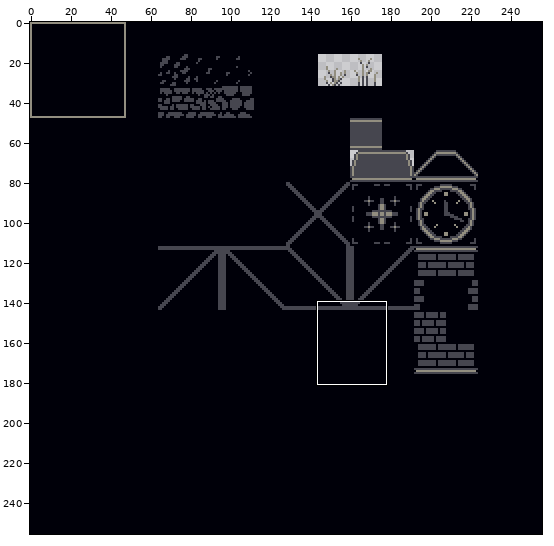
Pixel-art file, stored at dist/assets/spritesheet.aseprite. The picture above shows the old version from afar; the outline marks the close-up.
Close-up. First the earlier version:
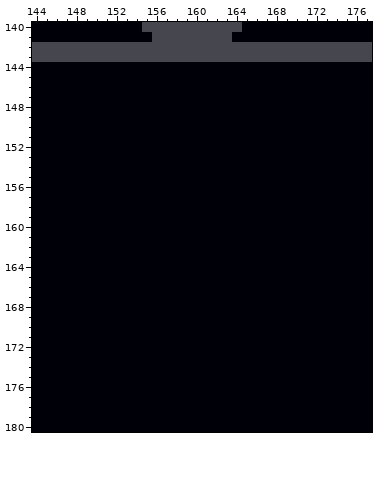
256x256 pixels, 1 frame. Shown: x 144..177, y 140..180.
Once edited:
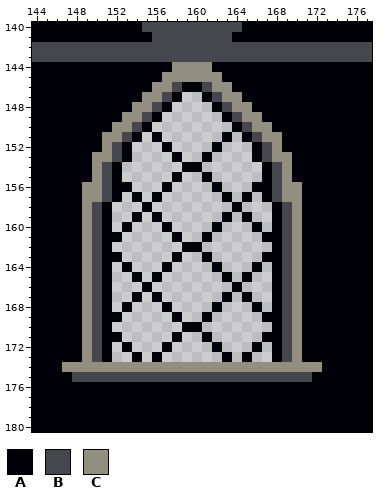
Palette (. is transparent): A #000009  B #46464f  C #928e80
Edits made:
Colour B replaces colour A in row 146 at x 158 and 161; in row 147 at x 157 and 162; in row 148 at x 156 and 163; in row 149 at x 155 and 164; in row 150 at x 154 and 165; in row 151 at x 153 and 166.
Colour B replaces colour A in rows 152 to 153 at x 152 and 167; in rows 154 to 157 at x 151 and 168; in rows 158 to 173 at x 150 and 169; in row 175 at x 148 to 171.
Colour C replaces colour A in row 144 at x 158 to 161; in row 145 at x 157 to 162; in row 146 at x 156 to 157 and 162 to 163; in row 147 at x 155 to 156 and 163 to 164; in row 148 at x 154 to 155 and 164 to 165; in row 149 at x 153 to 154 and 165 to 166.
Colour C replaces colour A in row 150 at x 152 to 153 and 166 to 167; in row 151 at x 151 to 152 and 167 to 168; in row 152 at x 151 and 168; in row 153 at x 150 to 151 and 168 to 169; in rows 154 to 155 at x 150 and 169; in rows 156 to 157 at x 149 to 150 and 169 to 170.
Colour C replaces colour A in rows 158 to 173 at x 149 and 170; in row 174 at x 147 to 172.
The edit erases colour A in row 147 at x 159 to 160; in row 148 at x 158 to 161; in row 149 at x 157 to 162; in row 150 at x 156 to 163; in row 151 at x 155, 157 to 162 and 164; in row 152 at x 154 to 156, 158 to 161 and 163 to 165.
The edit erases colour A in row 153 at x 154 to 157, 159 to 160 and 162 to 165; in row 154 at x 153 to 158 and 161 to 166; in row 155 at x 153 to 157, 159 to 160 and 162 to 166; in row 156 at x 154 to 156, 158 to 161 and 163 to 165; in row 157 at x 153, 155, 157 to 162, 164 and 166; in row 158 at x 152 to 154, 156 to 163 and 165 to 167.
The edit erases colour A in row 159 at x 152 to 153, 155, 157 to 162, 164 and 166 to 167; in row 160 at x 152, 154 to 156, 158 to 161, 163 to 165 and 167; in row 161 at x 153 to 157, 159 to 160 and 162 to 166; in row 162 at x 152 to 158 and 161 to 167; in row 163 at x 153 to 157, 159 to 160 and 162 to 166; in row 164 at x 152, 154 to 156, 158 to 161, 163 to 165 and 167.
The edit erases colour A in row 165 at x 152 to 153, 155, 157 to 162, 164 and 166 to 167; in row 166 at x 152 to 154, 156 to 163 and 165 to 167; in row 167 at x 152 to 153, 155, 157 to 162, 164 and 166 to 167; in row 168 at x 152, 154 to 156, 158 to 161, 163 to 165 and 167; in row 169 at x 153 to 157, 159 to 160 and 162 to 166; in row 170 at x 152 to 158 and 161 to 167.
The edit erases colour A in row 171 at x 153 to 157, 159 to 160 and 162 to 166; in row 172 at x 152, 154 to 156, 158 to 161, 163 to 165 and 167; in row 173 at x 152 to 153, 155, 157 to 162, 164 and 166 to 167.
